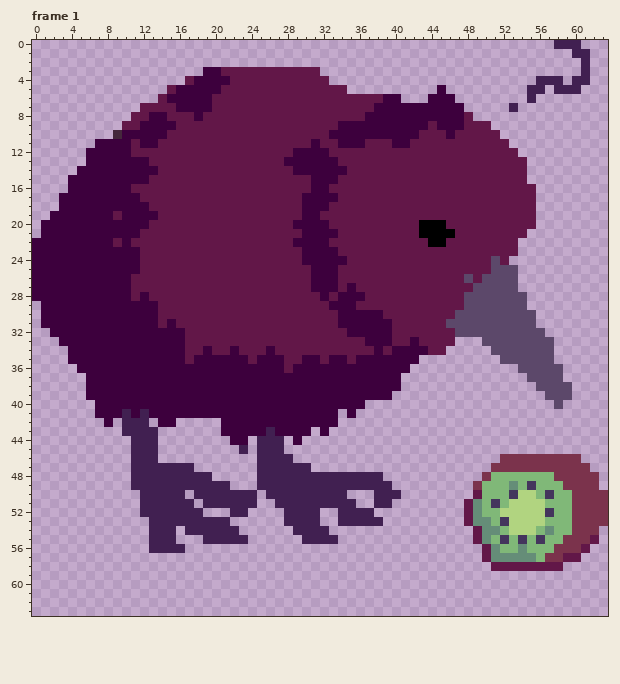
Edited in one commit: animated GIF sprite (webapp/public/img/kiwi.gif). The picture above is the old version.
The file is 64x64 pixels, 10 frames. Shown: frame 1. The commit also changed other frames, which this record leaves out.
After the commit:
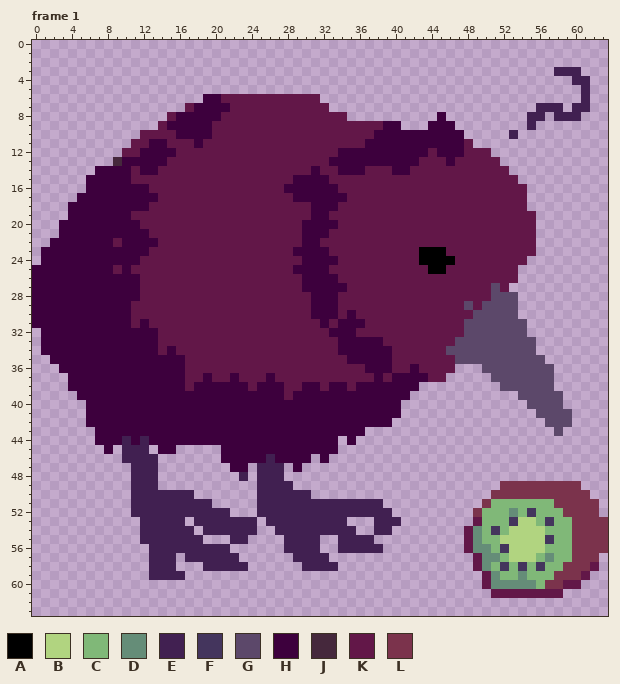
Palette (. is transparent): A #000000  B #b1d480  C #80b878  D #658d78  E #412051  F #44355d  G #5c486a  H #3d003d  J #45283c  K #621748  L #7b334c
The author wrote: feat: updated jose emilio
Edits made:
Changed rows in their new state; - is an unchanged pixel.
Frame 1:
first column x 0:
 0 ----------------------------------------------------------...---
 1 ------------------------------------------------------------..--
 2 -------------------------------------------------------------.--
 3 -------------------.............--------------------------EEE.--
 4 -----------------................-----------------------...-----
 5 ---------------....................----------.---------..-...E--
 6 --------------.....-H-----------.........---...--------.-----E--
 7 ------------.....K--HH-----------...............-----.--EEE-EE--
 8 -----------....-HH-HH--------------..........-...------EE-EEE---
 9 ----------....K-HHHH--------------KKKKK--...H--....----E--------
10 ---------...KKK-HHHH-------------KKKKK-----HHH-H....-E----------
11 -------....-K-H---H------------K--KKKHHH--HHHHHH-....-----------
12 ------....K-HHHH-------------KKKK-HHHHHHHHHH-HHH---...----------
13 ------...J---HH-------------KKKKK-HHHHHHHHH---H-----...---------
14 -----..----K-----------------KK-KK-HH---HH-----------..---------
15 ----..-----KK----------------HH--K--------------------.---------
16 ----..-----HH---------------HHH--H---------------------.--------
17 ---..-------HH---------------H----H--------------------.--------
18 ---.--------------------------K--H---------------------.--------
19 --..-----H-KKK----------------K-H-------------------------------
20 -..---------K----------------K---H---------KKK------------------
21 -..---------H--------------------K---------KKKK--------K--------
22 ..---------HHH---------------K--K-----------KK--------KK--------
23 .-----------H----------------H---K---------AAA--------KK--------
24 .---------------------------------K--------AAAA----K-KK---------
25 ---------K-K-----------------HH--K----------AA-----KKK----------
26 -----------H------------------H-----------------K-KKKK----------
27 -----------H------------------H---HK-------------KK-K.----------
28 -----------HK------------------H-HKKK-----------KKK---.---------
29 H----------KKK-----------------HH-KK-------------K----.---------
30 H----------KKK-----------------HHHK-KKK--------KK-----..--------
31 H----------K-K-K----------------H----KKK------KK-------.--------
32 -H------------KKK----------------HH-KKKK-------K-------..-------
33 -HH-----------KKK-----------------HHH--K--K----GGG------..------
34 -HHH----------K-K--K--K---K-------HHHH-HKKKK--GGGGG-----..------
35 --HH--------------KKKKKK-KKK--KK-KKH----KKKKKKKGGGGG-----.------
36 ---HH------------KKKKKKKKKKK-KKKKKKKK---KKHKKKK---GGGG----.-----
37 ----HH-----------KK-KK-KKK-KKKKKKKKKKK-K-HHHKK-----GGGG---.-----
38 ----HH-----------K------K---KK--K--K-----HH---------GGGG--..----
39 -----H----------------------K-----------HH------------GGG--.----
40 ------H------------------------------HHHH--------------GGG------
41 ------H---H-H---------------------H-HHHHH---------------GGGG----
42 ------HH-HHHHH--HHHHH-------------HHHHHH-----------------GGG----
43 -------HHHHHHHHHHHHHH-----H----H-HHHH---------------------G-----
44 -------HHHEH-HHHHHHHHH--HHHHH-HHHH-H----------------------------
45 --------H-E--.HH-----HHHHHHHHHHHHH------------------------------
46 ----------E----------HHHHH-HHHH-H-------------------.........---
47 --------------....----HH----.H.--------------------...........--
48 --------------......---E----...........-----------.............-
49 --------------........-------...........---------...LLLLLLL--..-
50 -----------E-----E.......E-----....---...--------..LLLLLLLLL--..
51 -----------E------E-.....EE---------EE-.--------..LC-CCCC-LL---.
52 -----------E-------EEE..-EEE----EE----EE--------.L--CDCFCC-L---.
53 ------------E----.----EEE-EE----EE-...-EE-------.KC-CF--CF------
54 ------------E---E-.----EE--EE----EEE--EE--------KDCF----BC-----L
55 ------------E---EEE...------EE--..EEEE----------KDC-BBBBBF-C--LL
56 -----------------EEEEE------EEEE--EEEEE---------KDDCFBBBB-CC-LLL
57 -------------EEE-EEEEEE------EEEE----------------KD-CBBB-DCCLLL-
58 -------------EEE---EEEEE------EEEE---------------KDCFCFCFCCLLLK-
59 -------------EEEE---------------------------------KDCCDCCCLLLK--
60 --------------------------------------------------KDDDDDCLLKK---
61 ---------------------------------------------------KKKKKKKK-----
Pixel boxes of the changes (left, top, right, bottom) in both pictures:
changed: (32, 40, 608, 598)
